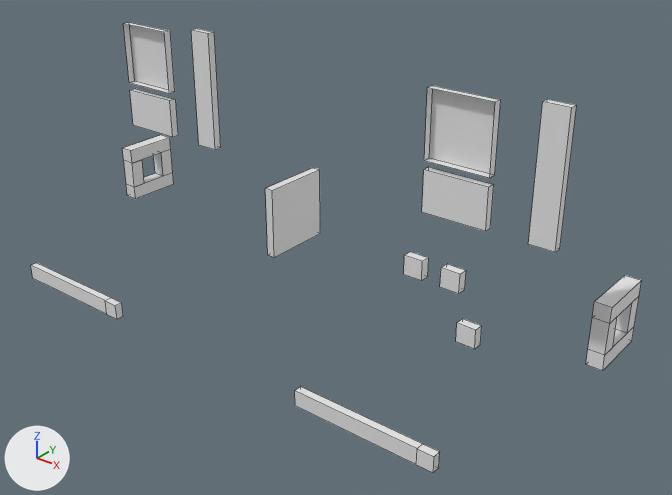
One commit to the OBJ model src/main/resources/refinery/model-0.obj: the scene before it, then after it.
Camera for both pictures: a 50 mm camera at (4.95, -4.94, 3.01) aimed at (0.73, 0.33, -0.26). Every picture has the same lights, and +X, +Y and +Z are marked at lower left. The first picture is the older version. Mesh edges are drawn as thin lines. Where no turn or scale is listed for an object, it has been applied to the vertices. Vertices at exactly the same position are counted once.

The older version as bpy lines, for what is in view:
```python
me_model_0 = bpy.data.meshes.new('model-0')
me_model_0.from_pydata(...)  # 152 vertices, 128 faces; spans x -2.0..3.0, y -1.0..0.94, z -0.75..1.38
# before: 64 (-1.88, 0.94, -0.56) at pixel (173, 184), 65 (-2.0, 0.94, -0.56), 66 (-2.0, 0.94, -0.44), 67 (-1.88, 0.94, -0.44) at pixel (172, 172), 68 (-1.88, 0.44, -0.56) at pixel (135, 198)
# before: 69 (-1.88, 0.44, -0.44) at pixel (134, 187), 70 (-2.0, 0.44, -0.56) at pixel (127, 195), 71 (-2.0, 0.44, -0.44) at pixel (126, 184), 72 (-1.88, 0.94, -0.19) at pixel (170, 149), 73 (-2.0, 0.94, -0.19)
# before: 74 (-2.0, 0.94, -0.06) at pixel (161, 134), 75 (-1.88, 0.94, -0.06) at pixel (169, 137), 76 (-1.88, 0.44, -0.19) at pixel (132, 163), 77 (-1.88, 0.44, -0.06) at pixel (130, 150), 78 (-2.0, 0.44, -0.19) at pixel (123, 160)
# before: 79 (-2.0, 0.44, -0.06) at pixel (122, 148), 80 (-1.88, 0.81, -0.44) at pixel (163, 176), 81 (-1.88, 0.81, -0.19) at pixel (161, 152), 82 (-2.0, 0.81, -0.44) at pixel (155, 173), 83 (-2.0, 0.81, -0.19)
# before: 84 (-1.88, 0.56, -0.44) at pixel (144, 183), 85 (-2.0, 0.56, -0.44), 86 (-2.0, 0.56, -0.19), 87 (-1.88, 0.56, -0.19) at pixel (142, 159)
# before: 88 (3.0, 0.94, -0.56) at pixel (631, 341), 89 (2.88, 0.94, -0.56), 90 (2.88, 0.94, -0.44), 91 (3.0, 0.94, -0.44) at pixel (634, 326), 92 (3.0, 0.44, -0.56) at pixel (602, 370)
# before: 93 (3.0, 0.44, -0.44) at pixel (604, 355), 94 (2.88, 0.44, -0.56) at pixel (585, 364), 95 (2.88, 0.44, -0.44) at pixel (587, 349), 96 (3.0, 0.94, -0.19) at pixel (639, 295), 97 (2.88, 0.94, -0.19)
# before: 98 (2.88, 0.94, -0.06) at pixel (624, 275), 99 (3.0, 0.94, -0.06) at pixel (641, 280), 100 (3.0, 0.44, -0.19) at pixel (609, 323), 101 (3.0, 0.44, -0.06) at pixel (612, 307), 102 (2.88, 0.44, -0.19) at pixel (592, 317)
# before: 103 (2.88, 0.44, -0.06) at pixel (594, 301), 104 (3.0, 0.81, -0.44) at pixel (627, 333), 105 (3.0, 0.81, -0.19) at pixel (632, 302), 106 (2.88, 0.81, -0.44), 107 (2.88, 0.81, -0.19)
# before: 108 (3.0, 0.56, -0.44) at pixel (612, 347), 109 (2.88, 0.56, -0.44), 110 (2.88, 0.56, -0.19), 111 (3.0, 0.56, -0.19) at pixel (617, 316)
ob_model_0 = bpy.data.objects.new('model-0', me_model_0)
ob_model_0.location = (0.0, 0.0, 0.0)
```
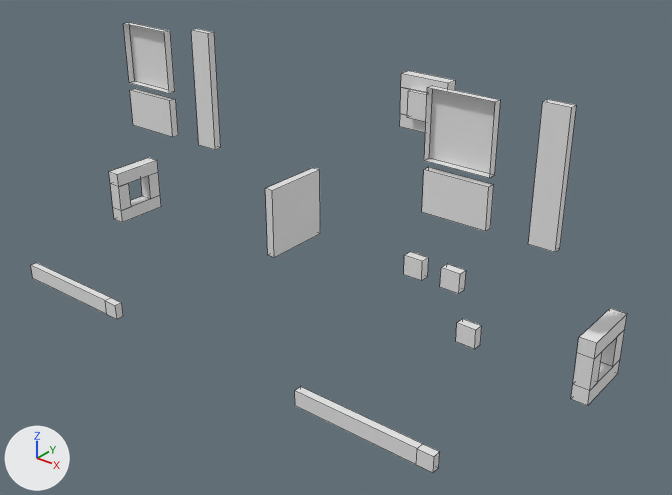
Location of each change, [x1, y1, x2, y2] in pixels of the pictures (672 x 495 px; the box of a moved part takes in the faces that stretch with it):
'model-0', reshaped: before [31, 22, 642, 473]; after [31, 22, 627, 473]
part 1 of me_model_0, added: after [400, 71, 456, 133]
part 2 of me_model_0, moved or reshaped: before [122, 135, 174, 199]; after [109, 158, 161, 222]
part 3 of me_model_0, moved or reshaped: before [586, 275, 642, 371]; after [571, 308, 627, 406]

The change in detail:
me_model_0 is used by ob_model_0.
Verts and faces of me_model_0; kept vertices keep their numbers, new ones are numbered from 152.
me_model_0 had 152 vertices, 128 faces and spanned x -2.0..3.0, y -1.0..0.94, z -0.75..1.38.
me_model_0 now has 180 vertices, 158 faces and spans x -2.0..3.0, y -1.0..2.0, z -0.75..1.38.
me_model_0 part 1: a new loose piece of 28 vertices spanning x 0.25..0.75, y 1.81..2.0, z 0.25..0.75.
Part 2, on me_model_0:
Vertices 64 to 68, 70, 72 to 83, 86, 87 move by (0.0, -0.19, -0.19).
Vertices 69, 71, 84, 85 move by (0.0, -0.19, -0.18).
Part 3, on me_model_0:
Vertices 88 to 92, 94, 96 to 107, 110, 111 move by (0.0, -0.19, -0.19).
Vertices 93, 95, 108, 109 move by (0.0, -0.19, -0.18).
